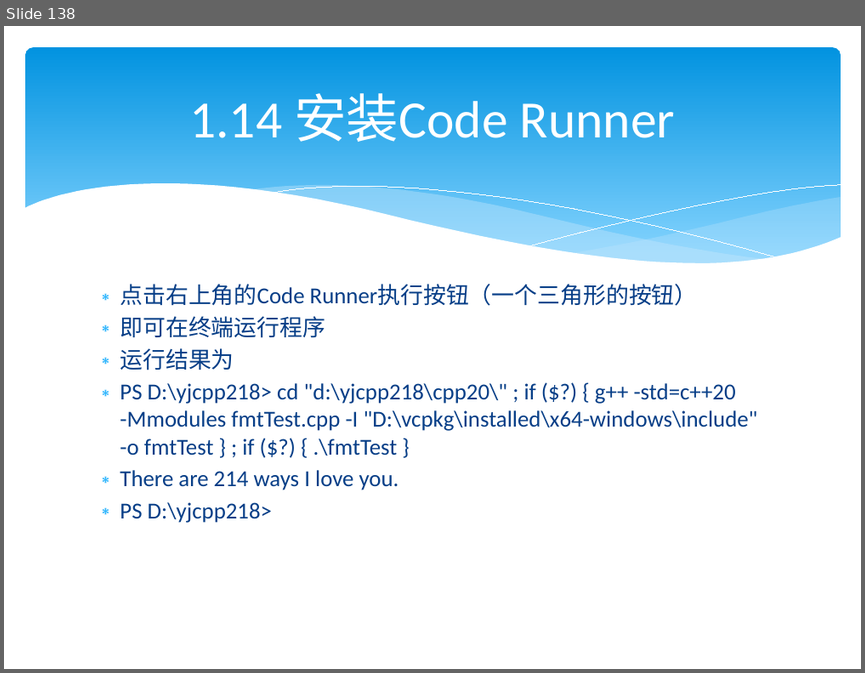
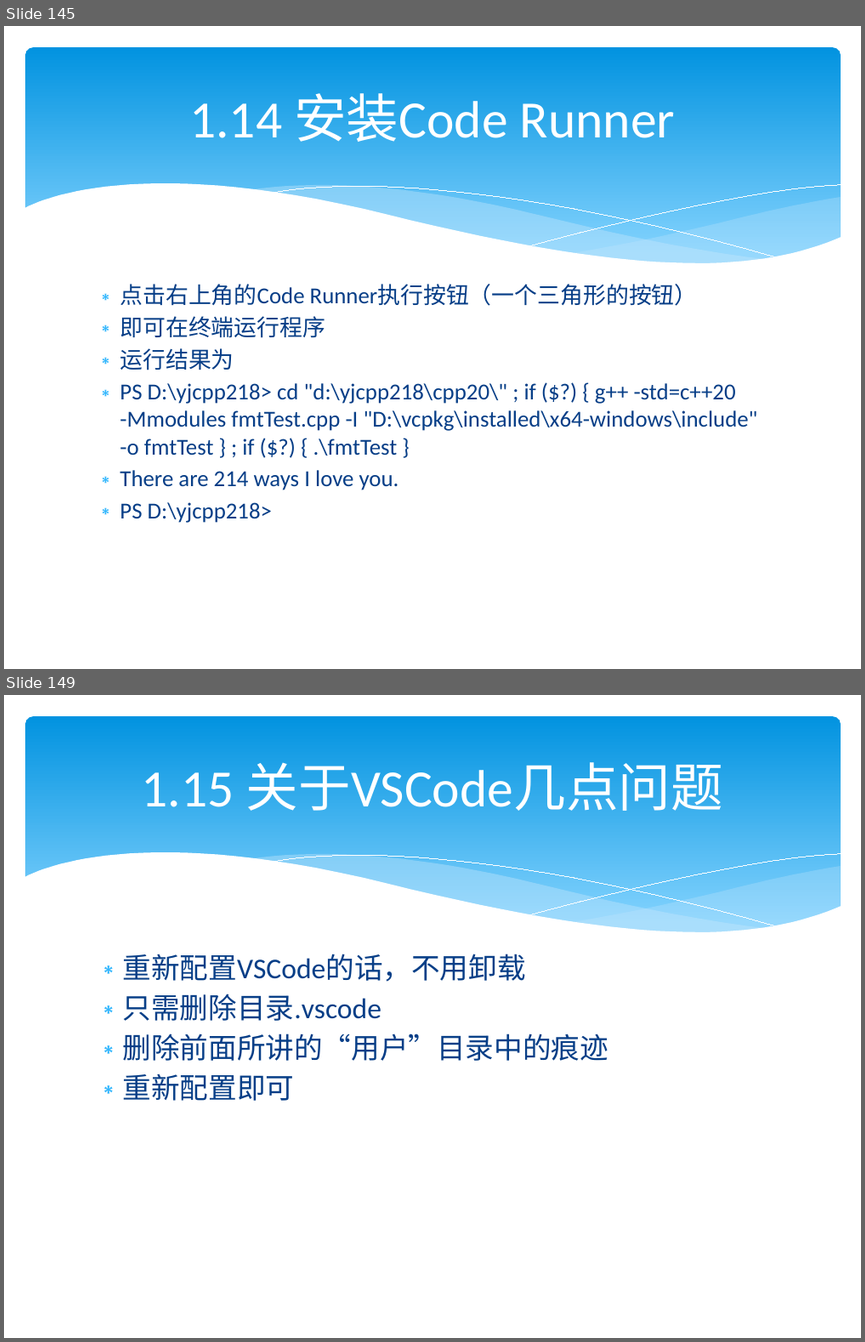
Before and after one commit to lamplight8/cpp, a slide deck: ppt/ch01_绪论_3.pptx. Shown one above the other, each under a label of ours: slide 138 before the commit, slides 145 and 149 after it; the slides between them are not shown. The pictures are 865x673 and 865x1342 pixels, drawn with LibreOffice and Linux fonts; fonts in the diff are those of the drawing. Boxes give left, top, right and bottom in pixels: in the first picture for what was removed or moved away, otherwise in the second. Text is boxed around its words. In the diff, an @@ line names an element or a change of style, - is before the commit and + after.

```diff
--- a/ppt/ch01_绪论_3.pptx
+++ b/ppt/ch01_绪论_3.pptx
@@ slide 149 added at [4,695,861,1338], background #FFFFFF; not listed: 6 template elements that a slide beside it also shows @@
@@ title added at [142,762,723,811], 44 pt, text #FFFFFF @@
+1.15 关于VSCode几点问题
@@ text added at [123,953,608,1100], 24 pt, text #073E87 @@
+∗ 重新配置VSCode的话，不用卸载
+∗ 只需删除目录.vscode
+∗ 删除前面所讲的“用户”目录中的痕迹
+∗ 重新配置即可
@@ what was slide 138 is now slide 145 @@
```
Also in this commit, not shown: 14 slides changed, 10 other slides added, 1 other file.
